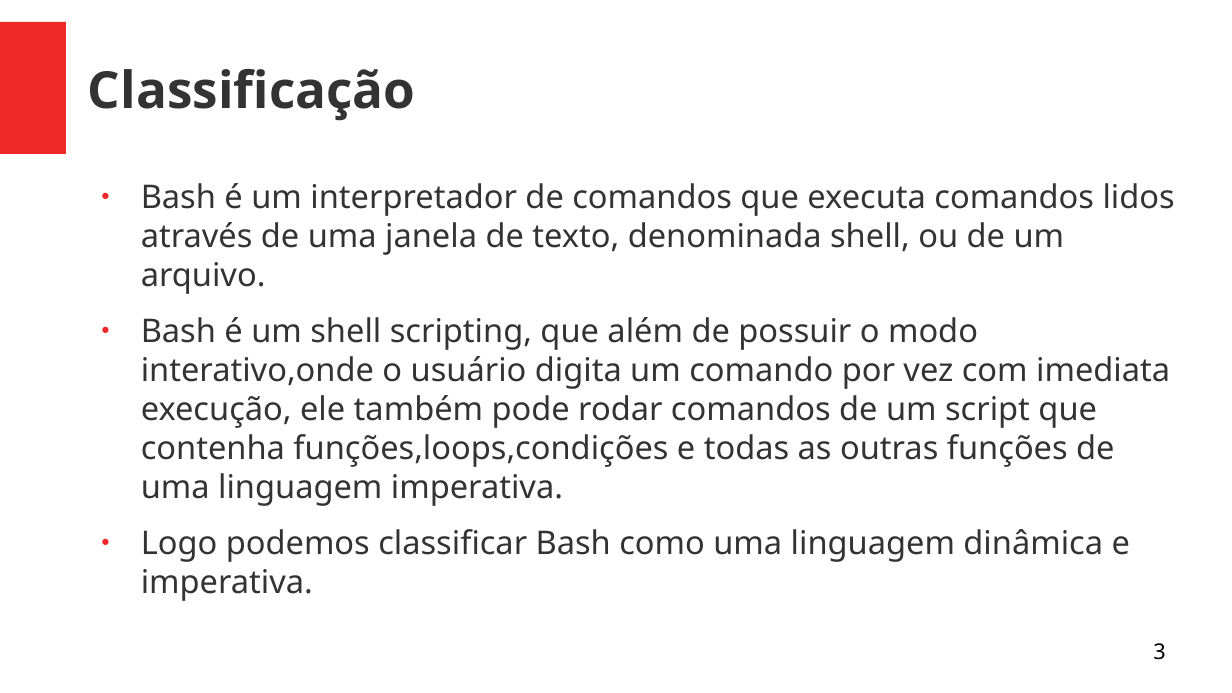
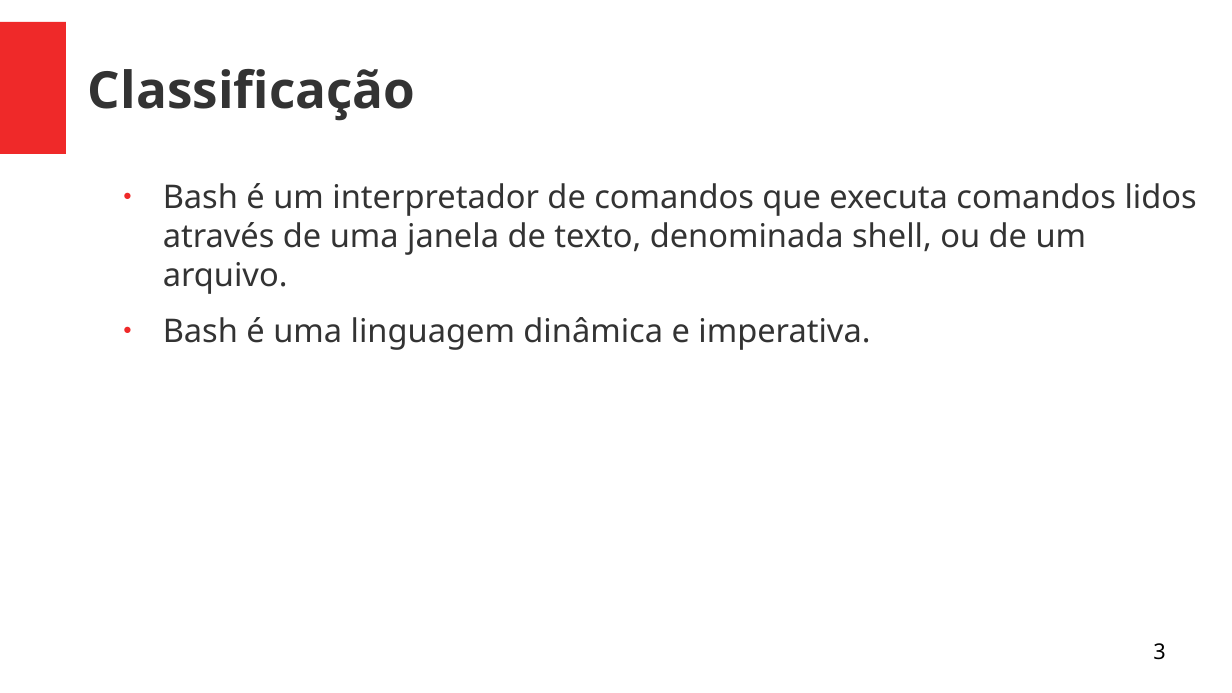
Before and after one commit to rodrigojat/EDL, a slide deck: slide 3 of trabalhoEDL/trabalho_bash.odp. Drawn at 1232x693 pixels with LibreOffice and Linux fonts; fonts in the diff are those of the drawing. Boxes give left, top, right and bottom in pixels: in the first picture for what was removed or moved away, otherwise in the second. Text is boxed around its words. In the diff, an @@ line names an element or a change of style, - is before the commit and + after.

```diff
--- a/trabalhoEDL/trabalho_bash.odp
+++ b/trabalhoEDL/trabalho_bash.odp
@@ text "Bash é um interpretador de ...": place and size @@
-text "Bash é um interpretador de ..." at <box>141,183,1175,601</box>
+text "Bash é um interpretador de ..." at <box>163,183,1197,350</box>
@@ text at <box>163,317,870,350</box>: text changed @@
-● Bash é um shell scripting, que além de possuir o modo interativo,onde o usuário digita um comando por vez com imediata execução, ele também pode rodar comandos de um script que contenha funções,loops,condições e todas as outras funções de uma linguagem imperativa.
-● Logo podemos classificar Bash como uma linguagem dinâmica e imperativa.
+● Bash é uma linguagem dinâmica e imperativa.
```
Also in this commit, not shown: 5 other slides changed, 3 slides added.
